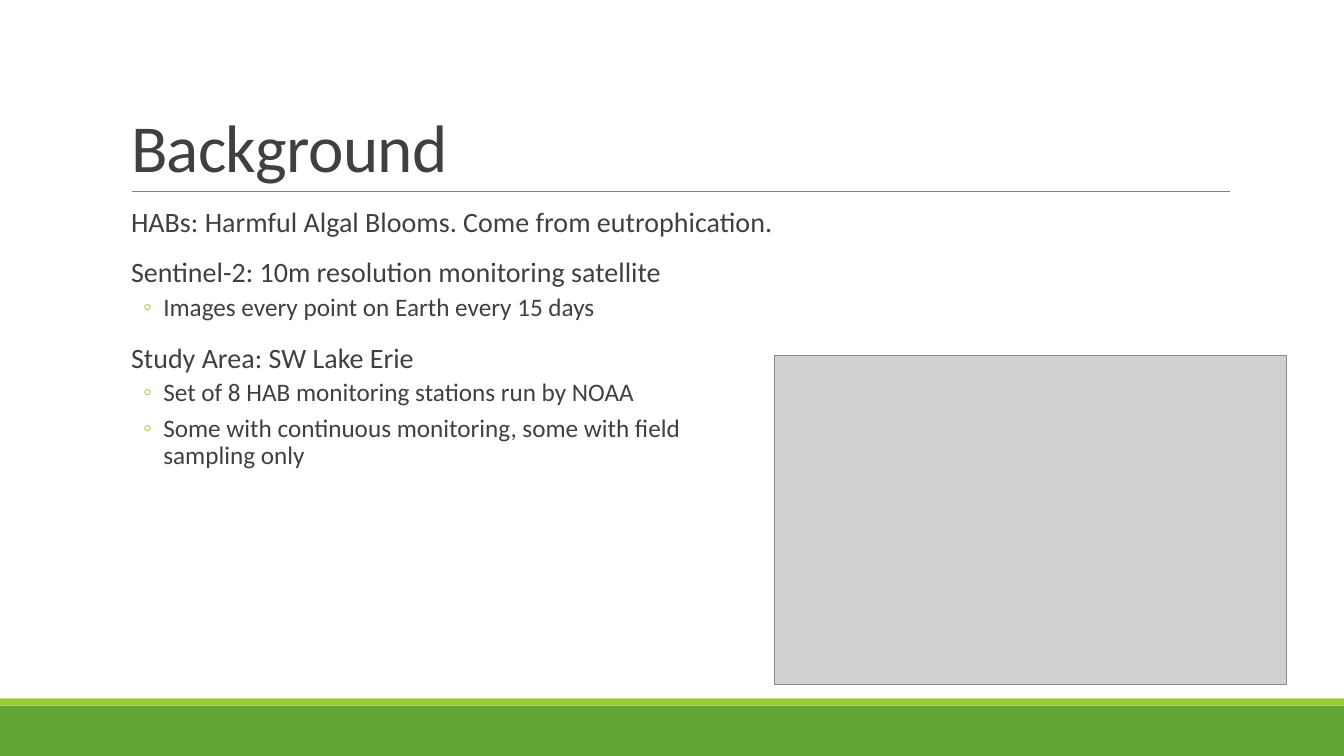
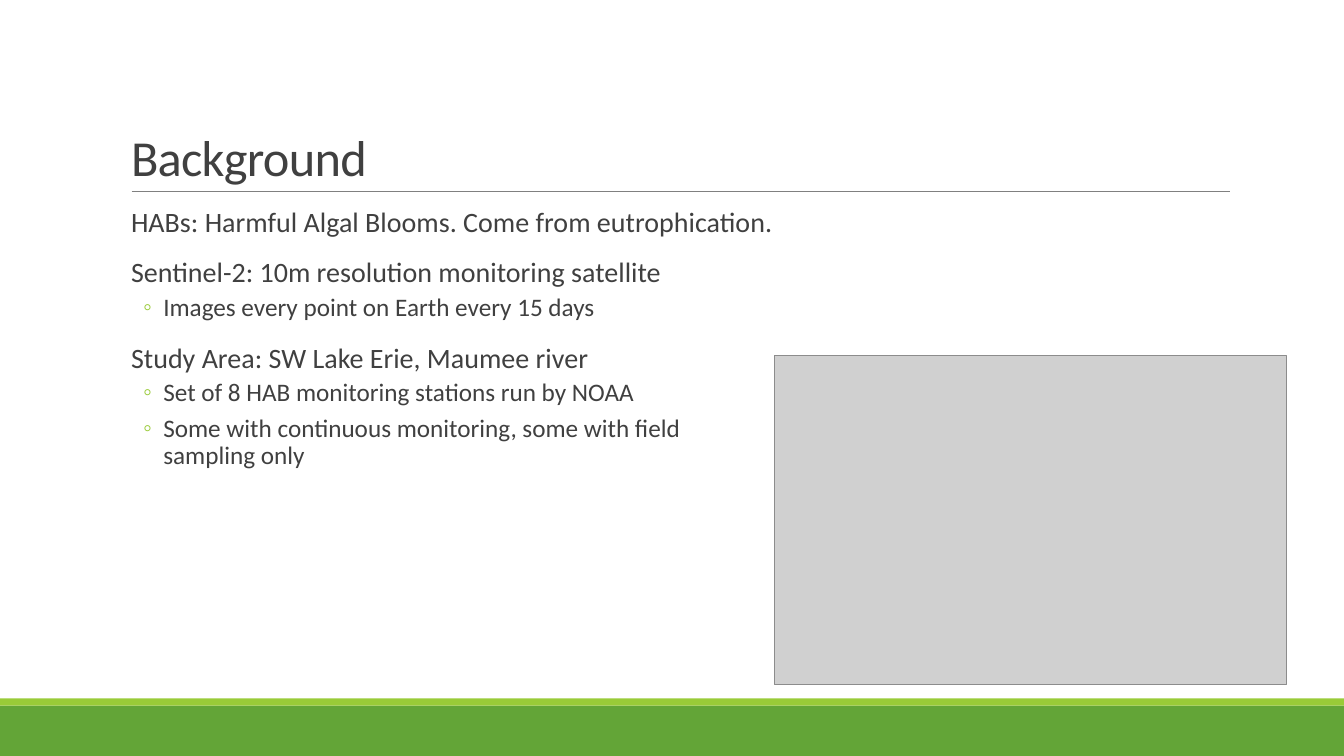
Before and after one commit to s-kganz/erie_habs, a slide deck: slide 2 of 04_presentation/HABs with Sentinel-2.pptx. Drawn at 1344x756 pixels with LibreOffice and Linux fonts; fonts in the diff are those of the drawing; grey boxes stand for pictures. Boxes give left, top, right and bottom in pixels: in the first picture for what was removed or moved away, otherwise in the second. Text is boxed around its words. In the diff, an @@ line names an element or a change of style, - is before the commit and + after.

```diff
--- a/04_presentation/HABs with Sentinel-2.pptx
+++ b/04_presentation/HABs with Sentinel-2.pptx
@@ title "Background" at box(131, 141, 367, 185): size 48 to 36 pt @@
@@ text at box(131, 348, 588, 373): text changed @@
-  Study Area: SW Lake Erie
+  Study Area: SW Lake Erie, Maumee river
```
Also in this commit, not shown: 2 other slides changed, 13 slides added, 1 slide removed, 7 other files.
